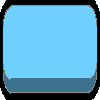
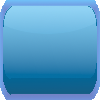
Before/after of a 100 x 100 layered artwork. What changed in the layer stack:
added layer "Layer_darker #1" above "Pasted Layer #3" over [0, 5, 100, 34]
added layer "Pasted Layer #3" above "Pasted Layer" over [3, 6, 97, 79]
hid "Pasted Layer", painted on it over [3, 6, 97, 79]
removed layer "Pasted Layer #1" over [3, 16, 97, 92]
added layer "Pasted Layer #4" above "Pasted Layer #2" over [3, 5, 97, 95]
painted on "Pasted Layer #2" over [0, 0, 100, 100]
painted on "BottomUIButton.png" over [2, 4, 98, 95]
